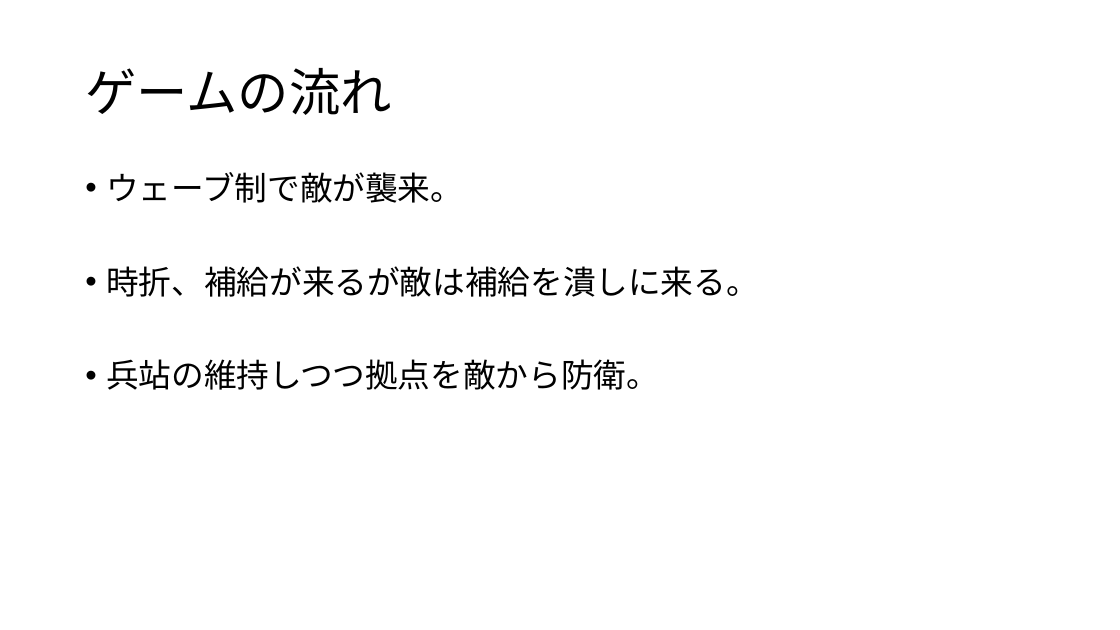
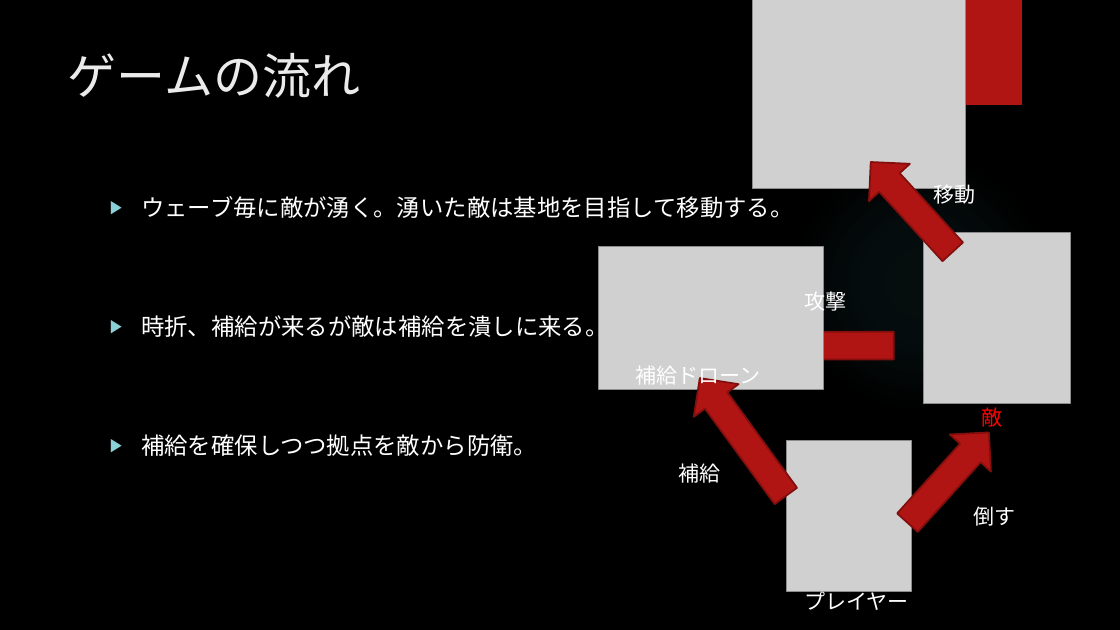
Before and after one commit to Aiko-Dornan/UE_TowerDeffense_Solo, a slide deck: slide 3 of ゲーム制作企画書.pptx (slide 4 before the commit). Drawn at 1120x630 pixels with LibreOffice and Linux fonts; fonts in the diff are those of the drawing; grey boxes stand for pictures; background and template pictures are left out. Boxes give left, top, right and bottom in pixels: in the first picture for what was removed or moved away, otherwise in the second. Text is boxed around its words. In the diff, an @@ line names an element or a change of style, - is before the commit and + after.

```diff
--- a/ゲーム制作企画書.pptx
+++ b/ゲーム制作企画書.pptx
@@ background #FFFFFF to picture (left out) @@
@@ picture added at (752,0,965,188) @@
@@ rectangle added at (959,0,1022,105), fill #B01513 @@
@@ title "ゲームの流れ": place and size @@
-title "ゲームの流れ" at (85,68,391,115)
+title "ゲームの流れ" at (68,53,361,98)
@@ title "ゲームの流れ" at (68,53,361,98): size 44 to 42 pt, font Noto Sans CJK JP to League Spartan, text colour #000000 to #EBEBEB; line spacing 0.9 to 1; vertical alignment middle to top @@
@@ right arrow added at (850,143,974,270), fill #B01513, outline #82100E 1.5 pt @@
@@ ellipse added at (791,154,1049,413), fill gradient #50B9C1 @@
@@ text "ウェーブ毎に敵が湧く。湧いた敵は基地を目指して移動する。": place and size @@
-text "ウェーブ毎に敵が湧く。湧いた敵は基地を目指して移動する。" at (106,172,758,390)
+text "ウェーブ毎に敵が湧く。湧いた敵は基地を目指して移動する。" at (141,196,793,456)
@@ text at (141,196,793,218): text changed; size 28 to 20 pt; font Noto Sans CJK JP to League Spartan; text colour #000000 to #FFFFFF @@
-• ウェーブ制で敵が襲来。
+▶ ウェーブ毎に敵が湧く。湧いた敵は基地を目指して移動する。
@@ text added at (933,181,975,207), 18 pt, text #FFFFFF @@
+移動
@@ picture added at (923,232,1070,403) @@
@@ picture added at (599,246,823,389) @@
@@ text added at (804,288,846,314), 18 pt, text #FFFFFF @@
+攻撃
@@ text at (141,311,608,341): size 28 to 20 pt, font Noto Sans CJK JP to League Spartan, text colour #000000 to #FFFFFF in "時折、補給が来るが敵は補給を潰しに来る。"; bullet • to ▶; line spacing 0.9 to 1 @@
@@ right arrow added at (772,318,894,373), fill #B01513, outline #82100E 1.5 pt @@
@@ text added at (636,366,761,388), 18 pt, text #FFFFFF @@
+補給ドローン
@@ right arrow added at (677,362,808,512), fill #B01513, outline #82100E 1.5 pt @@
@@ right arrow added at (887,414,1010,542), fill #B01513, outline #82100E 1.5 pt @@
@@ text added at (982,407,1003,427), 18 pt, text #FF0000 @@
+敵
@@ text at (141,434,537,456): text changed; size 28 to 20 pt; font Noto Sans CJK JP to League Spartan; text colour #000000 to #FFFFFF @@
-• 兵站の維持しつつ拠点を敵から防衛。
+▶ 補給を確保しつつ拠点を敵から防衛。
@@ picture added at (786,441,912,592) @@
@@ text added at (679,463,721,483), 18 pt, text #FFFFFF @@
+補給
@@ text added at (973,506,1015,526), 18 pt, text #FFFFFF @@
+倒す
@@ text added at (804,588,908,610), 18 pt, text #FFFFFF @@
+プレイヤー
```
Also in this commit, not shown: 3 other slides changed, 1 slide added, 1 slide removed, 13 other files.
